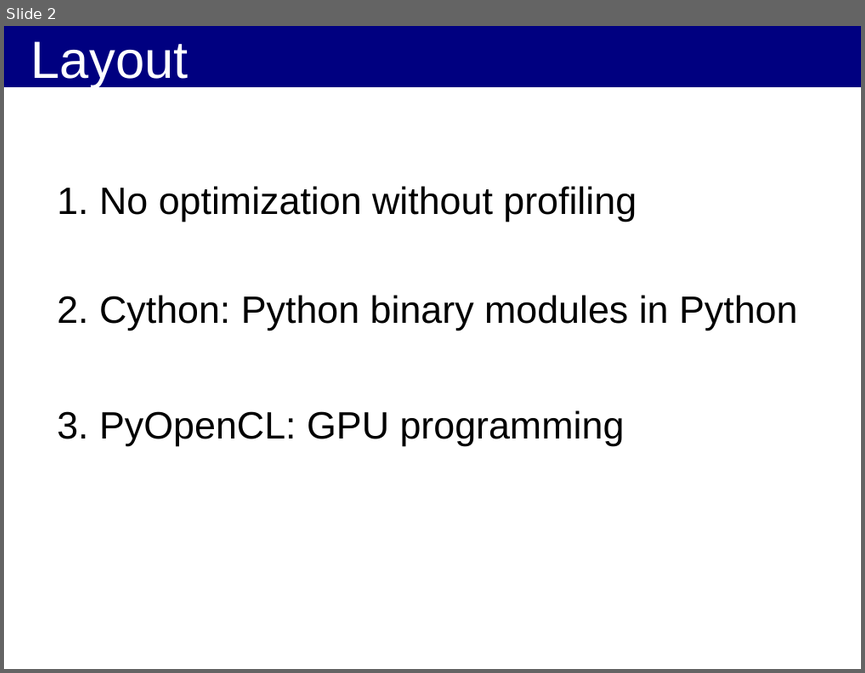
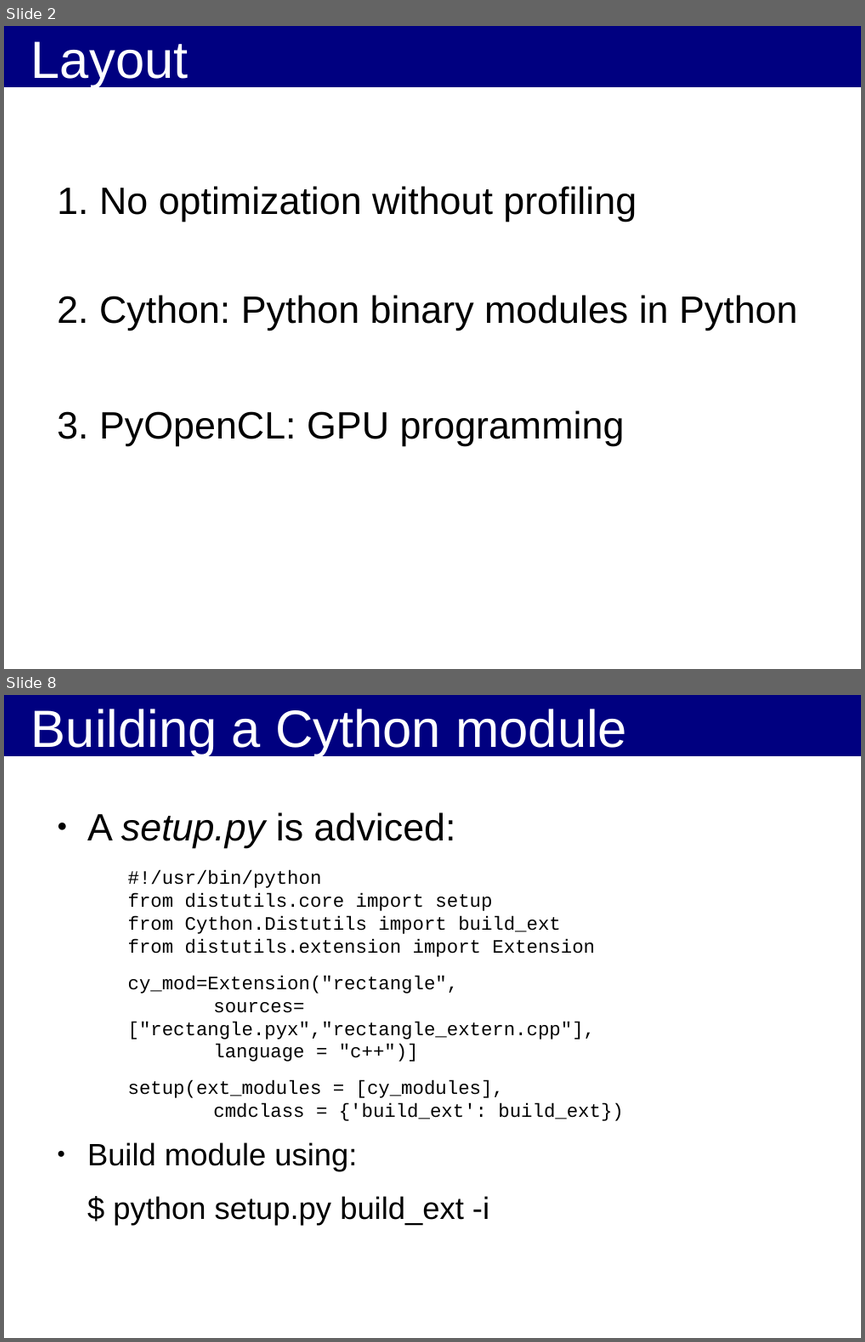
Before and after one commit to kif/HPP, a slide deck: Cython_OpenCL.odp. Shown one above the other, each under a label of ours: slide 2 before the commit, slides 2 and 8 after it; the slides between them are not shown. The pictures are 865x673 and 865x1342 pixels, drawn with LibreOffice and Linux fonts; fonts in the diff are those of the drawing; background and template pictures are left out. Boxes give left, top, right and bottom in pixels: in the first picture for what was removed or moved away, otherwise in the second. Text is boxed around its words. In the diff, an @@ line names an element or a change of style, - is before the commit and + after.

Commit message:
Work on python implementation

```diff
--- a/Cython_OpenCL.odp
+++ b/Cython_OpenCL.odp
@@ slide 8 added at bbox=[4, 695, 861, 1338], background #FFFFFF; not listed: 1 template element that a slide beside it also shows @@
@@ title added at bbox=[31, 709, 627, 757], 44 pt, text #FFFFFF @@
+Building a Cython module
@@ text added at bbox=[87, 812, 623, 1225], 16 pt, text #000000 @@
+● A setup.py is adviced:
+  #!/usr/bin/python
+  from distutils.core import setup
+  from Cython.Distutils import build_ext
+  from distutils.extension import Extension
+  cy_mod=Extension("rectangle",
+  sources= ["rectangle.pyx","rectangle_extern.cpp"],
+  language = "c++")]
+  setup(ext_modules = [cy_modules],
+  cmdclass = {'build_ext': build_ext})
+● Build module using:
+$ python setup.py build_ext -i
```
Also in this commit, not shown: 3 slides changed, 9 other slides added, 1 other file.
